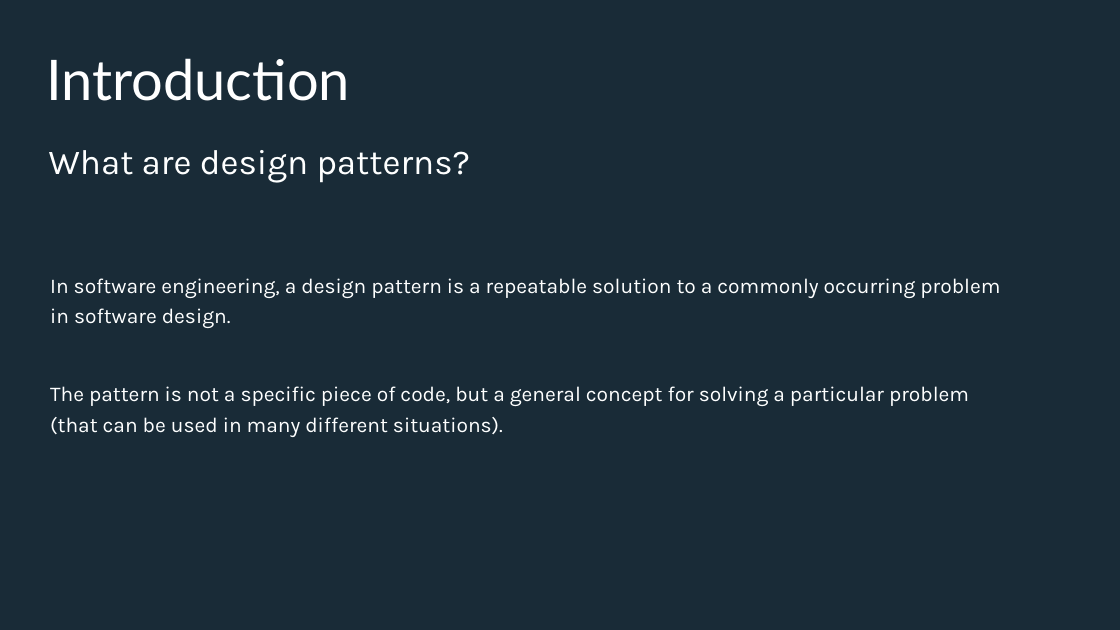
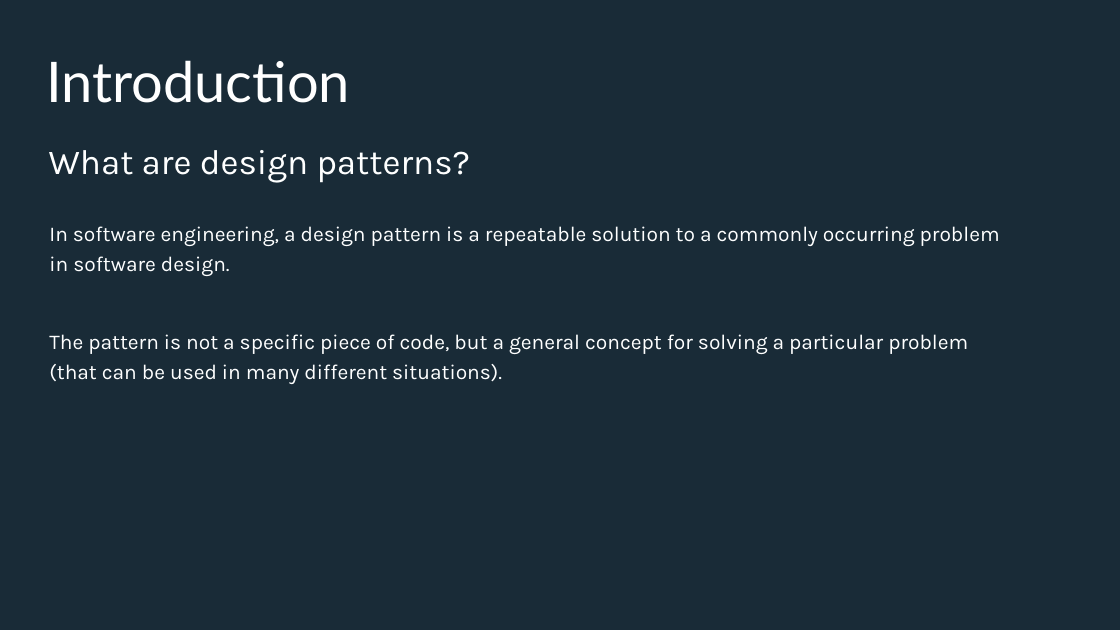
Before and after one commit to Iamsdl/Endava-DesignPatterns, a slide deck: slide 4 of PPT/Back to the basics, explaining design patterns with real life examples - Bridge & Prototype.pptx (slide 2 before the commit). Drawn at 1120x630 pixels with LibreOffice and Linux fonts; fonts in the diff are those of the drawing; background and template pictures are left out. Boxes give left, top, right and bottom in pixels: in the first picture for what was removed or moved away, otherwise in the second. Text is boxed around its words. In the diff, an @@ line names an element or a change of style, - is before the commit and + after.

```diff
--- a/PPT/Back to the basics, explaining design patterns with real life examples - Bridge & Prototype.pptx
+++ b/PPT/Back to the basics, explaining design patterns with real life examples - Bridge & Prototype.pptx
@@ text "In software engineering, a design ...": place and size @@
-text "In software engineering, a design ..." at (50,278,1000,437)
+text "In software engineering, a design ..." at (49,226,1000,384)
```
Also in this commit, not shown: 15 other slides changed, 5 slides added, 26 other files.
